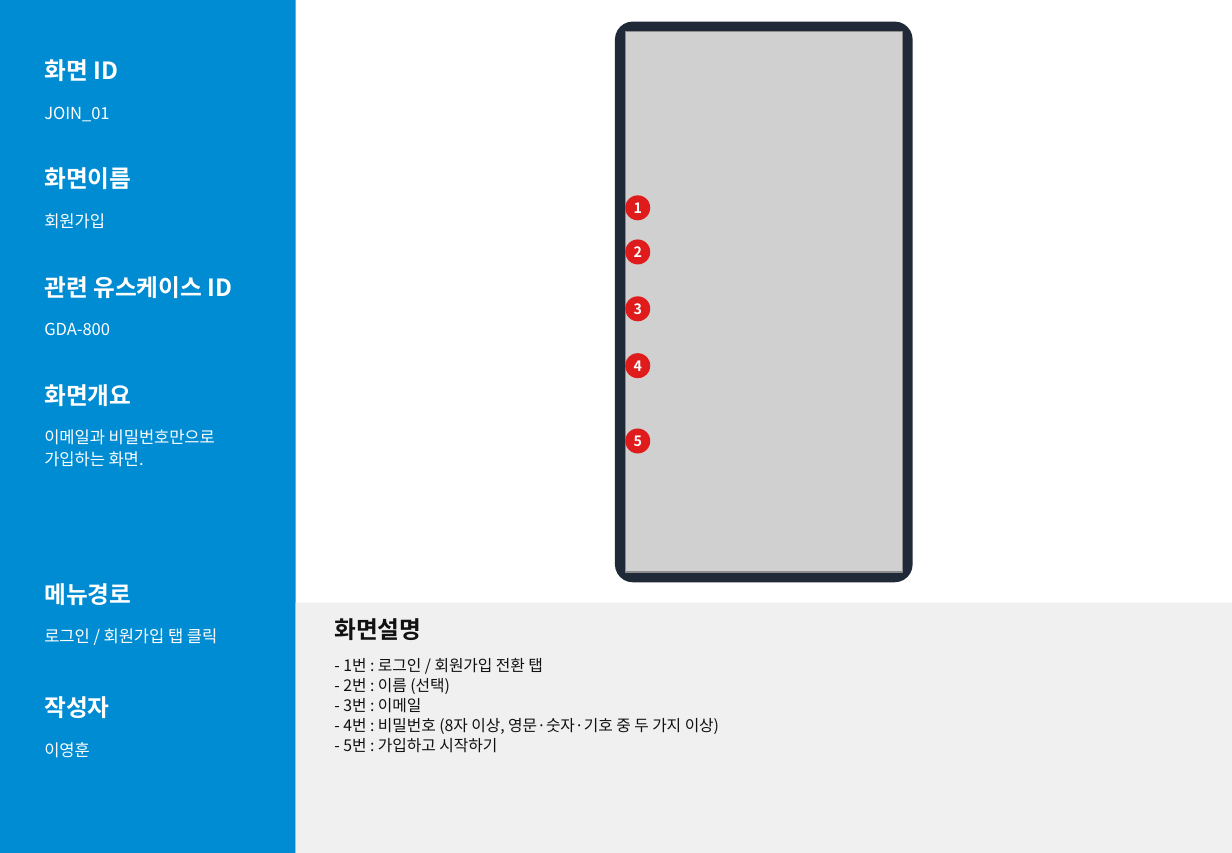
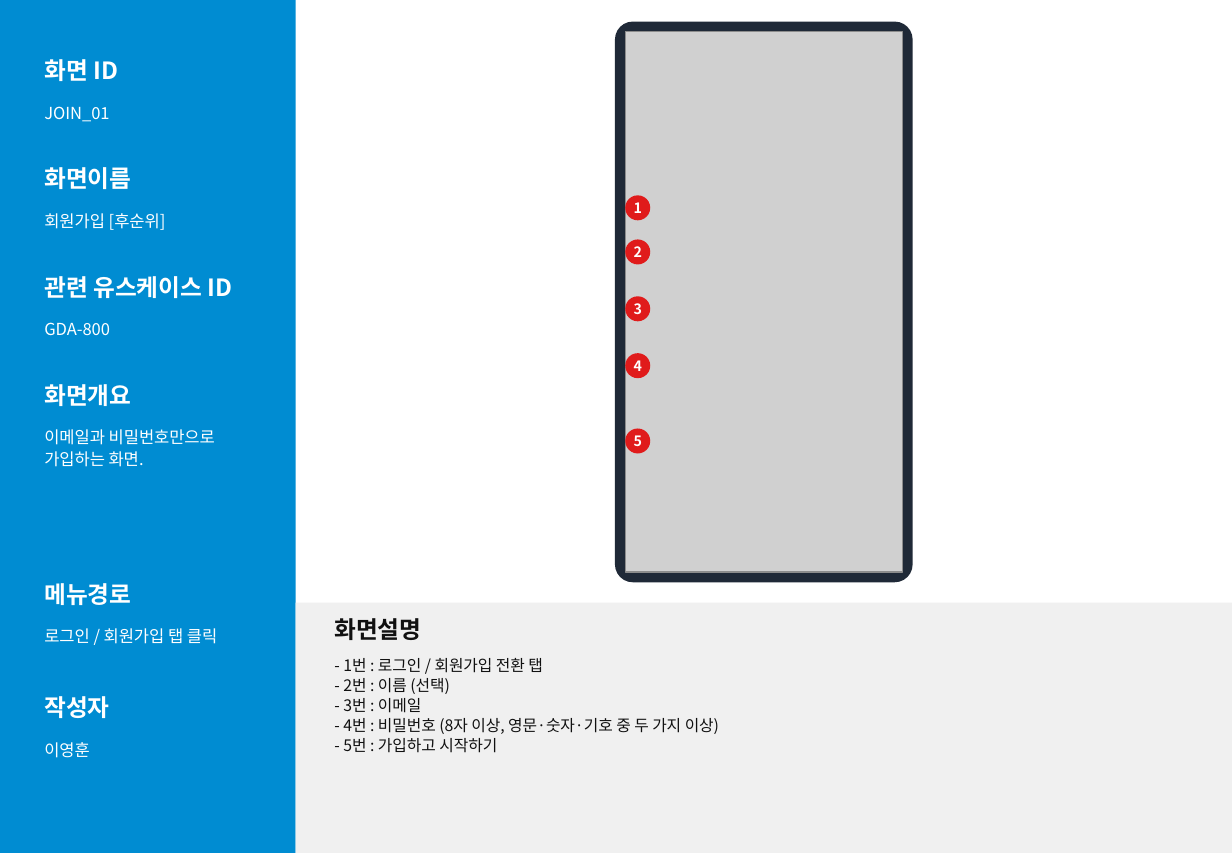
Before and after one commit to lee020304/goodoc-demo, a slide deck: slide 18 of screen/화면설계서_독수리5형제.pptx. Drawn at 1232x853 pixels with LibreOffice and Linux fonts; fonts in the diff are those of the drawing; grey boxes stand for pictures. Boxes give left, top, right and bottom in pixels: in the first picture for what was removed or moved away, otherwise in the second. Text is boxed around its words. In the diff, an @@ line names an element or a change of style, - is before the commit and + after.

```diff
--- a/screen/화면설계서_독수리5형제.pptx
+++ b/screen/화면설계서_독수리5형제.pptx
@@ text at box(44, 213, 166, 230): text changed @@
-회원가입
+회원가입 [후순위]
```
Also in this commit, not shown: 12 other slides changed, 29 other files.
